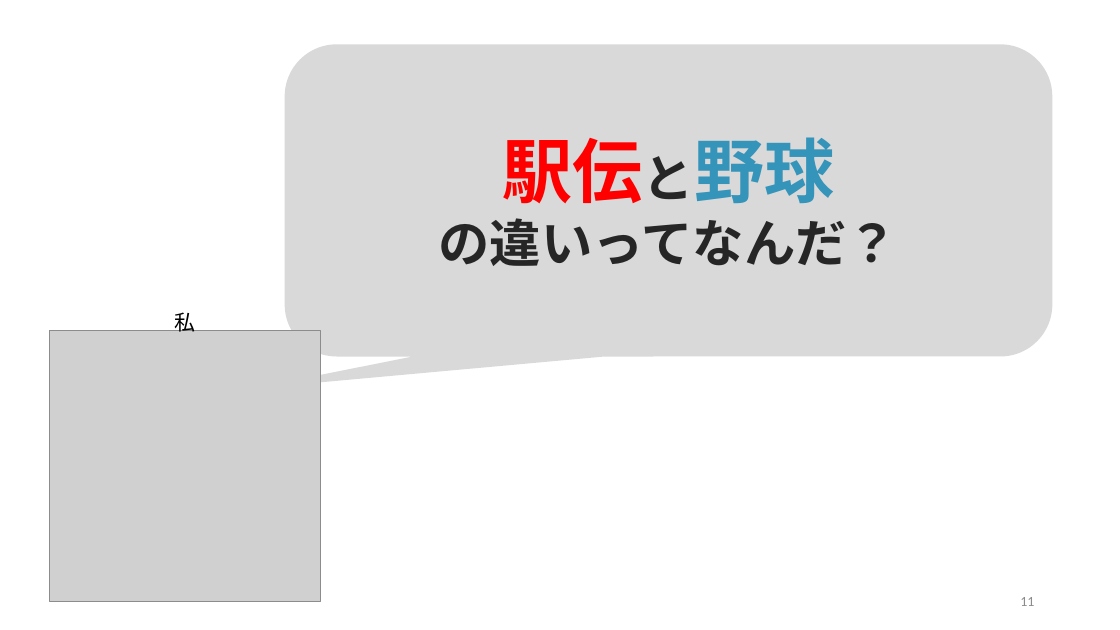
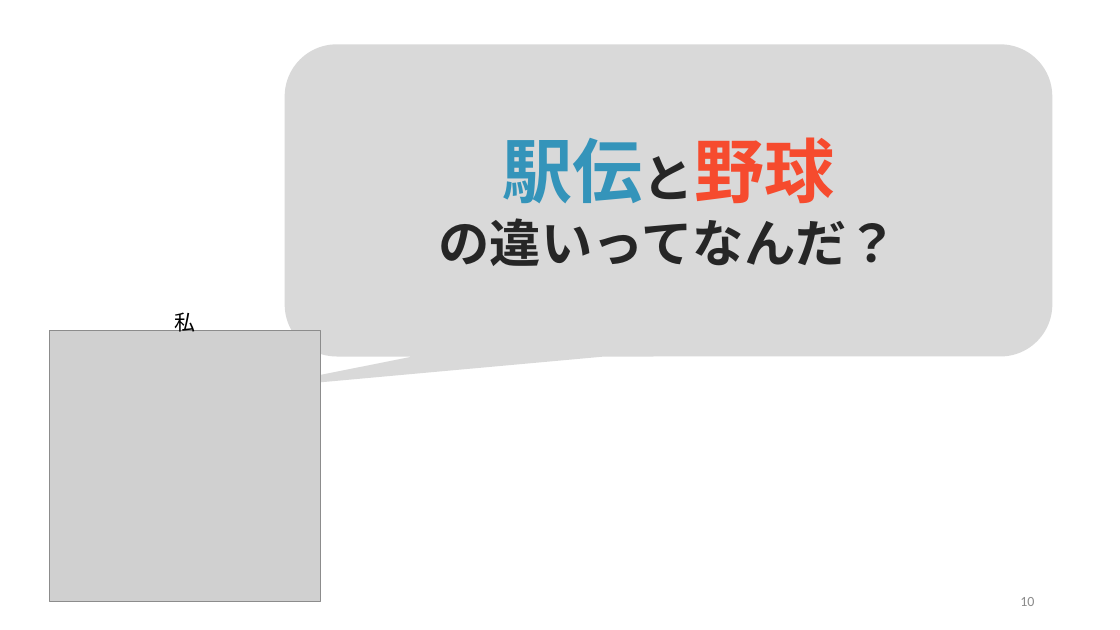
Before and after one commit to yamada-ai/java-prac, a slide deck: slide 10 of 2025_0131_箱根駅伝_aa.pptx (slide 11 before the commit). Drawn at 1120x630 pixels with LibreOffice and Linux fonts; fonts in the diff are those of the drawing; grey boxes stand for pictures. Boxes give left, top, right and bottom in pixels: in the first picture for what was removed or moved away, otherwise in the second. Text is boxed around its words. In the diff, an @@ line names an element or a change of style, - is before the commit and + after.

```diff
--- a/2025_0131_箱根駅伝_aa.pptx
+++ b/2025_0131_箱根駅伝_aa.pptx
@@ text in rounded speech box at (x1=503, y1=137, x2=834, y2=203): text colour #FF0000 to #3494BA, text colour #3494BA to #F64B2E in "駅伝と野球" @@
@@ page number at (x1=1020, y1=597, x2=1034, y2=606): text changed @@
-11
+10
```
Also in this commit, not shown: 12 other slides changed, 10 slides added.
